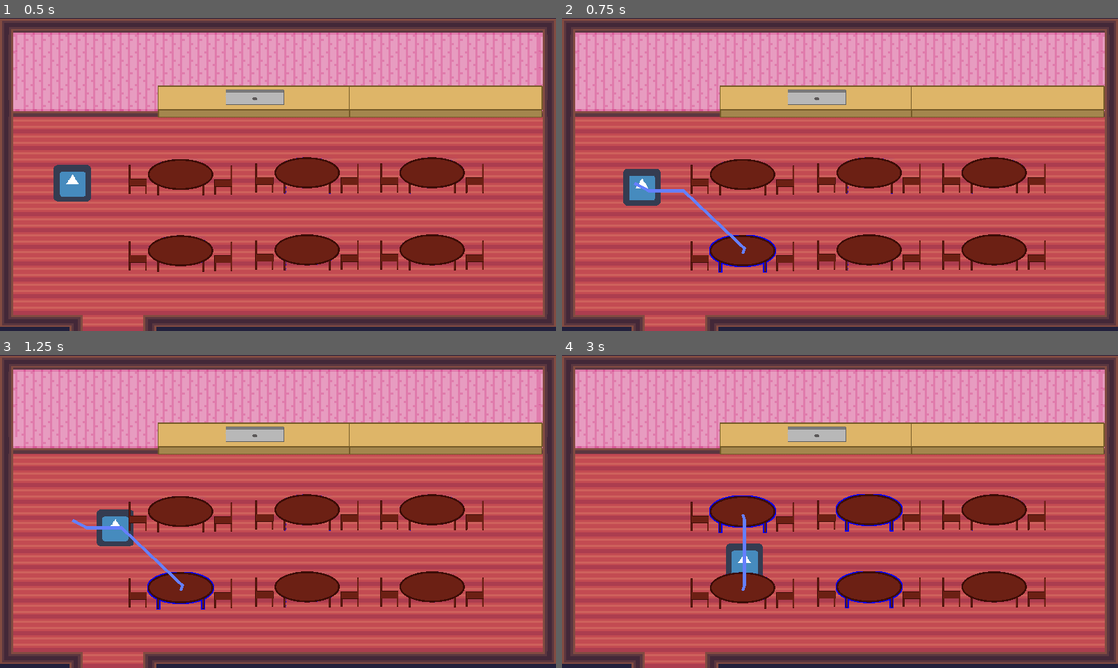
Above: before the commit, frames 1-4 (two rows, left to right).
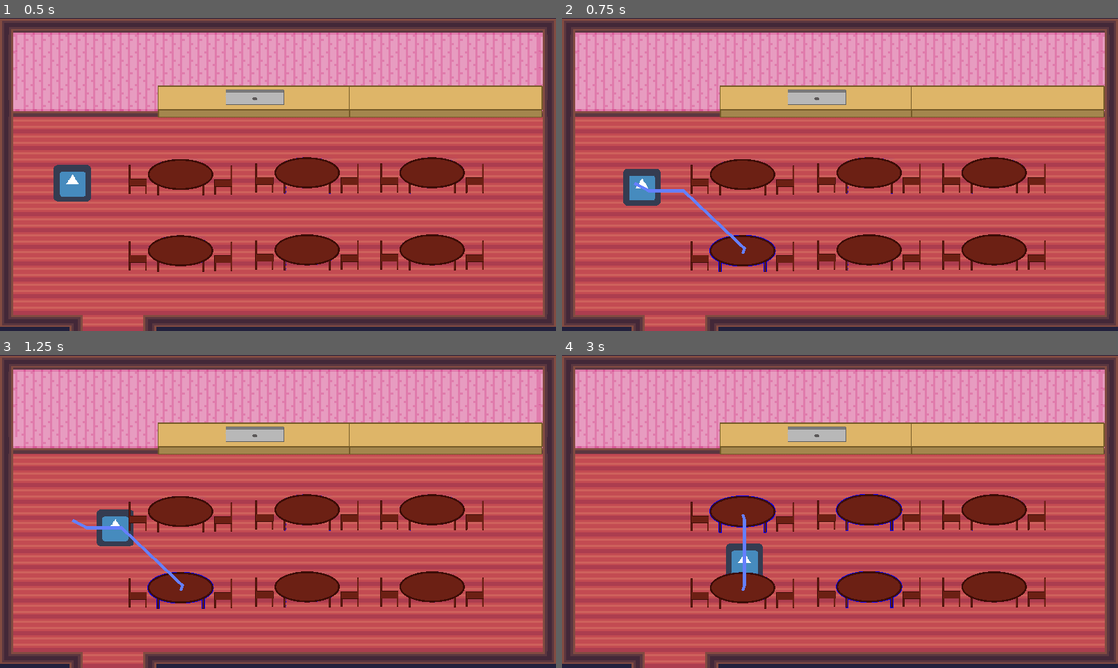
Above: after the commit, the same moments.

Repository: GamuxUnicamp/HLG-Jam-2
Game: Godot game, scene res://scenes/Restaurant.tscn
The game is run twice, just before and just after one commit, with the same random seed, the same clock (stepped at 60 frames per second) and the same inputs. This scene is started directly instead of the project's main scene. The engine's default icon, where the game draws it, is replaced by a stand-in: a white triangle on a blue panel in a dark square.
Inputs (mouse positions are in pixels of both pictures, inside the frame that each line leads up to):
- Up to frame 1 (0.5 s): no input
- Up to frame 2 (0.75 s): tap Enter at 0.5 s; move the mouse to (739, 252) at 0.52 s; click (739, 252) at 0.6 s
- Up to frame 3 (1.25 s): no input
- Up to frame 4 (3 s): move the mouse to (739, 514) at 1.27 s; click (739, 514) at 1.35 s; move the mouse to (867, 589) at 2.02 s; click (867, 589) at 2.1 s; move the mouse to (867, 511) at 2.77 s; click (867, 511) at 2.85 s

Frame 1 is identical in both runs. In frame 2, less than 0.1% of the frame differs, in the area x 26-39%, y 69-82%; in frame 3, less than 0.1%; in frame 4, 0.2%, in the area x 26-62%, y 44-82%.

Commit message:
Kitchen update!

Diff:
--- a/scenes/Countertop.tscn
+++ b/scenes/Countertop.tscn
@@ -1,16 +1,102 @@
-[gd_scene load_steps=3 format=2]
+[gd_scene load_steps=7 format=2]
 
-[ext_resource path="res://resource/balcao-simples.png" type="Texture" id=1]
+[ext_resource path="res://scripts/Countertop.gd" type="Script" id=1]
+[ext_resource path="res://resource/sprite_outline.shader" type="Shader" id=2]
+[ext_resource path="res://resource/balcao-simples.png" type="Texture" id=3]
+[ext_resource path="res://icon.png" type="Texture" id=4]
 
 [sub_resource type="RectangleShape2D" id=1]
 extents = Vector2( 550, 90 )
 
+[sub_resource type="ShaderMaterial" id=2]
+shader = ExtResource( 2 )
+shader_param/width = null
+shader_param/outline_color = null
+
 [node name="Countertop" type="Area2D"]
 scale = Vector2( 0.6, 0.6 )
+script = ExtResource( 1 )
 
 [node name="Collision" type="CollisionShape2D" parent="."]
 shape = SubResource( 1 )
 
 [node name="Sprite" type="Sprite" parent="."]
+material = SubResource( 2 )
 scale = Vector2( 0.25, 0.25 )
-texture = ExtResource( 1 )
+texture = ExtResource( 3 )
+
+[node name="Slots" type="Node2D" parent="."]
+
+[node name="Slot_1" type="TextureProgress" parent="Slots"]
+visible = false
+margin_left = -516.667
+margin_top = -50.0
+margin_right = -452.667
+margin_bottom = 14.0
+step = 0.01
+value = 100.0
+texture_progress = ExtResource( 4 )
+fill_mode = 8
+
+[node name="Slot_2" type="TextureProgress" parent="Slots"]
+visible = false
+margin_left = -383.333
+margin_top = -50.0
+margin_right = -319.333
+margin_bottom = 14.0
+texture_progress = ExtResource( 4 )
+fill_mode = 8
+
+[node name="Slot_3" type="TextureProgress" parent="Slots"]
+visible = false
+margin_left = -250.0
+margin_top = -50.0
+margin_right = -186.0
+margin_bottom = 14.0
+texture_progress = ExtResource( 4 )
+fill_mode = 8
+
+[node name="Slot_4" type="TextureProgress" parent="Slots"]
+visible = false
+margin_left = -116.667
+margin_top = -50.0
+margin_right = -52.6667
+margin_bottom = 14.0
+texture_progress = ExtResource( 4 )
+fill_mode = 8
+
+[node name="Slot_5" type="TextureProgress" parent="Slots"]
+visible = false
+margin_left = 16.6667
+margin_top = -50.0
+margin_right = 80.6667
+margin_bottom = 14.0
+texture_progress = ExtResource( 4 )
+fill_mode = 8
+
+[node name="Slot_6" type="TextureProgress" parent="Slots"]
+visible = false
+margin_left = 150.0
+margin_top = -50.0
+margin_right = 214.0
+margin_bottom = 14.0
+texture_progress = ExtResource( 4 )
+fill_mode = 8
+
+[node name="Slot_7" type="TextureProgress" parent="Slots"]
+visible = false
+margin_left = 283.333
+margin_top = -50.0
+margin_right = 347.333
+margin_bottom = 14.0
+texture_progress = ExtResource( 4 )
+fill_mode = 8
+
+[node name="Slot_8" type="TextureProgress" parent="Slots"]
+visible = false
+margin_left = 416.667
+margin_top = -50.0
+margin_right = 480.667
+margin_bottom = 14.0
+texture_progress = ExtResource( 4 )
+fill_mode = 8
--- /dev/null
+++ b/scenes/Food.tscn
@@ -0,0 +1,17 @@
+[gd_scene load_steps=4 format=2]
+
+[ext_resource path="res://scripts/Food.gd" type="Script" id=1]
+[ext_resource path="res://resource/prato.png" type="Texture" id=2]
+[ext_resource path="res://icon.png" type="Texture" id=3]
+
+[node name="Food" type="Node2D"]
+scale = Vector2( 0.5, 0.5 )
+script = ExtResource( 1 )
+
+[node name="Plate_sprite" type="Sprite" parent="."]
+scale = Vector2( 0.25, 0.25 )
+texture = ExtResource( 2 )
+
+[node name="Food_sprite" type="Sprite" parent="."]
+position = Vector2( 0, -20 )
+texture = ExtResource( 3 )
--- a/scenes/Main_Menu.tscn
+++ b/scenes/Main_Menu.tscn
@@ -1,19 +1,18 @@
 [gd_scene load_steps=3 format=2]
 
 [ext_resource path="res://scripts/Main_Menu.gd" type="Script" id=1]
-[ext_resource path="res://icon.png" type="Texture" id=2]
+[ext_resource path="res://resource/black.jpg" type="Texture" id=2]
 
 [node name="Main_Menu" type="Node2D"]
 script = ExtResource( 1 )
 
 [node name="Background" type="Sprite" parent="."]
 position = Vector2( -3.4248, -3.4248 )
-scale = Vector2( 30.0512, 16.9882 )
+scale = Vector2( 1.34017, 0.424166 )
 texture = ExtResource( 2 )
 centered = false
 
 [node name="GameName" type="Label" parent="."]
-modulate = Color( 0, 0, 0, 1 )
 margin_left = 697.007
 margin_top = 257.088
 margin_right = 826.007
@@ -22,25 +21,28 @@
 text = "(Nome do jogo aqui)"
 
 [node name="PlayButton" type="Button" parent="."]
-margin_left = 823.495
-margin_top = 696.747
-margin_right = 1103.49
-margin_bottom = 767.747
+margin_left = 807.543
+margin_top = 566.044
+margin_right = 939.543
+margin_bottom = 609.044
+rect_scale = Vector2( 2.32, 2.32 )
 text = "PLAY"
 
 [node name="CreditsButton" type="Button" parent="."]
-margin_left = 822.899
-margin_top = 825.949
-margin_right = 1100.9
-margin_bottom = 898.949
-text = "CREDITS"
+margin_left = 807.543
+margin_top = 693.675
+margin_right = 939.543
+margin_bottom = 736.675
+rect_scale = Vector2( 2.32, 2.32 )
+text = "CRÉDITOS"
 
 [node name="ExitButton" type="Button" parent="."]
-margin_left = 825.0
-margin_top = 960.0
-margin_right = 1103.0
-margin_bottom = 1030.0
-text = "EXIT"
+margin_left = 809.815
+margin_top = 825.728
+margin_right = 941.815
+margin_bottom = 868.728
+rect_scale = Vector2( 2.32, 2.32 )
+text = "SAIR"
 
 [node name="CreditsPanel" type="Panel" parent="."]
 visible = false
--- a/scenes/Patience_bar.tscn
+++ b/scenes/Patience_bar.tscn
@@ -14,5 +14,3 @@
 value = 100.0
 texture_progress = ExtResource( 1 )
 fill_mode = 8
-
-[node name="Tween" type="Tween" parent="."]
--- a/scenes/Player.tscn
+++ b/scenes/Player.tscn
@@ -55,3 +55,17 @@
 
 [node name="Collision" type="CollisionShape2D" parent="Shape"]
 shape = SubResource( 3 )
+
+[node name="Order" type="Sprite" parent="."]
+visible = false
+position = Vector2( 0, -50 )
+scale = Vector2( 0.4, 0.4 )
+texture = ExtResource( 2 )
+
+[node name="Label" type="Label" parent="Order"]
+margin_left = 30.9635
+margin_top = 5.27038
+margin_right = 39.9635
+margin_bottom = 19.2704
+rect_scale = Vector2( 2, 2 )
+text = "1"
--- /dev/null
+++ b/scripts/Countertop.gd
@@ -0,0 +1,69 @@
+extends Area2D
+
+var mouse_over:bool = false
+
+onready var player:Node2D = get_tree().get_root().find_node("Player", true, false)
+onready var slots:Node2D = $Slots
+var food_node:PackedScene = preload('res://scenes/Food.tscn')
+
+var busy_slots = 0
+
+func _ready():
+	connect("area_entered", self, "_on_area_enter")
+	connect("mouse_entered", self, "_on_mouse_enter")
+	connect("mouse_exited", self, "_on_mouse_exit")
+
+func _process(delta):
+	if self in player.interactions:
+		get_node("Sprite").material.set_shader_param("width", 20)
+
+	for slot in slots.get_children():
+		if slot.is_class('TextureProgress') and slot.visible:
+			if slot.value < slot.max_value:
+				slot.value += delta
+			elif slot.get_child_count() == 1:
+				slot.get_child(0).show()
+
+func _input(event):
+	if Input.is_action_just_pressed('click') and mouse_over:
+		if not self in player.interactions:
+			player.interactions.push_back(self)
+
+func _on_area_enter(area):
+	if player.interactions.size() > 0 and player.interactions[0] == self:
+		player.interactions.pop_front()
+		get_node("Sprite").material.set_shader_param("width", 0)
+
+		if busy_slots <= slots.get_child_count():
+			while player.orders.size() > 0:
+				for slot in slots.get_children():
+					if not slot.visible:
+						var food = food_node.instance()
+						food.index = player.remove_order()
+						slot.add_child(food)
+						food.hide()
+						busy_slots += 1
+						slot.max_value = rand_range(5,10)
+						slot.value = 0
+						slot.show()
+						break
+
+		if player.hands == null:
+			for slot in slots.get_children():
+				if slot.visible and slot.get_child_count() == 1 and slot.get_child(0).visible:
+					var food = slot.get_child(0)
+					slot.remove_child(food)
+					player.add_child(food)
+					player.hands = food
+					food.set_global_position(player.get_global_position() + Vector2(64,0))
+					slot.hide()
+					break
+
+func _on_mouse_enter():
+	mouse_over = true
+	get_node("Sprite").material.set_shader_param("width", 10)
+
+func _on_mouse_exit():
+	mouse_over = false
+	if not self in player.interactions:
+		get_node("Sprite").material.set_shader_param("width", 0)
--- a/scripts/Customer.gd
+++ b/scripts/Customer.gd
@@ -3,7 +3,7 @@
 
 extends Node2D
 
-enum {WAITING_IN_LINE, GOING_TO_TABLE, WAITING_MENU, DECIDING_FOOD, WAITING_TO_ORDER, WAITING_FOOD, EATING, LEAVING}
+enum { WAITING_IN_LINE, GOING_TO_TABLE, WAITING_MENU,DECIDING_FOOD, WAITING_TO_ORDER, WAITING_FOOD, EATING, LEAVING }
 
 export var speed:float = 150
 var path := PoolVector2Array() setget set_path
@@ -12,6 +12,7 @@
 var angry:bool = false
 onready var patience:float = Global.patience
 onready var patience_bar = $Patience_bar
+onready var player = get_tree().get_root().find_node("Player", true, false)
 
 var table:Area2D
 
@@ -113,11 +114,18 @@
 			status = DECIDING_FOOD
 
 		WAITING_TO_ORDER:
-			desired_food = rand_range(0,1)
+			desired_food = rand_range(0,9)
+			player.add_order(desired_food)
 			status = WAITING_FOOD
-			patience = Global.patience
+			patience = Global.patience + 10
 			patience_bar.show()
 
 		WAITING_FOOD:
-			patience_bar.hide()
-			status = EATING
+			if player.hands.index == desired_food:
+				var food = player.hands
+				player.remove_child(food)
+				table.add_child(food)
+				player.hands = null
+				patience_bar.value = Global.patience
+				patience_bar.hide()
+				status = EATING
--- /dev/null
+++ b/scripts/Food.gd
@@ -0,0 +1,6 @@
+extends Node2D
+
+var index = 0
+
+func _ready():
+	pass
--- a/scripts/Player.gd
+++ b/scripts/Player.gd
@@ -5,8 +5,10 @@
 
 var path := PoolVector2Array() setget set_path
 var isMoving:bool = false
-var interactions:Array
-
+var interactions:Array = []
+var orders:Array = []
+onready var orders_node = $Order
+var hands = null
 var profit = 0
 
 func _ready() -> void:
@@ -40,3 +42,25 @@
 	# avoid setting process to true on initializing
 	if value.size() == 0: return
 	set_process(true)
+
+func add_order(food_index:int) -> void:
+	if orders.size() == 0:
+		orders_node.show()
+		orders_node.get_node('Label').text = str(1)
+	else:
+		var orders_number = int(orders_node.get_node('Label').value)
+		orders_node.get_node('Label').text = str(orders_number + 1)
+
+	orders.append(food_index)
+
+func remove_order() -> int:
+	var order = orders.front()
+	orders.erase(order)
+
+	if orders.size() == 0:
+		orders_node.hide()
+	else:
+		var orders_number = int(orders_node.get_node('Label').value)
+		orders_node.get_node('Label').text = str(orders_number - 1)
+
+	return order
--- a/scripts/Table.gd
+++ b/scripts/Table.gd
@@ -17,6 +17,8 @@
 func _process(delta):
 	if self in player.interactions:
 		get_node("Sprite").material.set_shader_param("width", 20)
+	else:
+		set_process(false)
 
 func _input(event):
 	if Input.is_action_just_pressed('click') and mouse_over:
@@ -42,4 +44,5 @@
 
 func _on_mouse_exit():
 	mouse_over = false
-	get_node("Sprite").material.set_shader_param("width", 0)
+	if not self in player.interactions:
+		get_node("Sprite").material.set_shader_param("width", 0)
